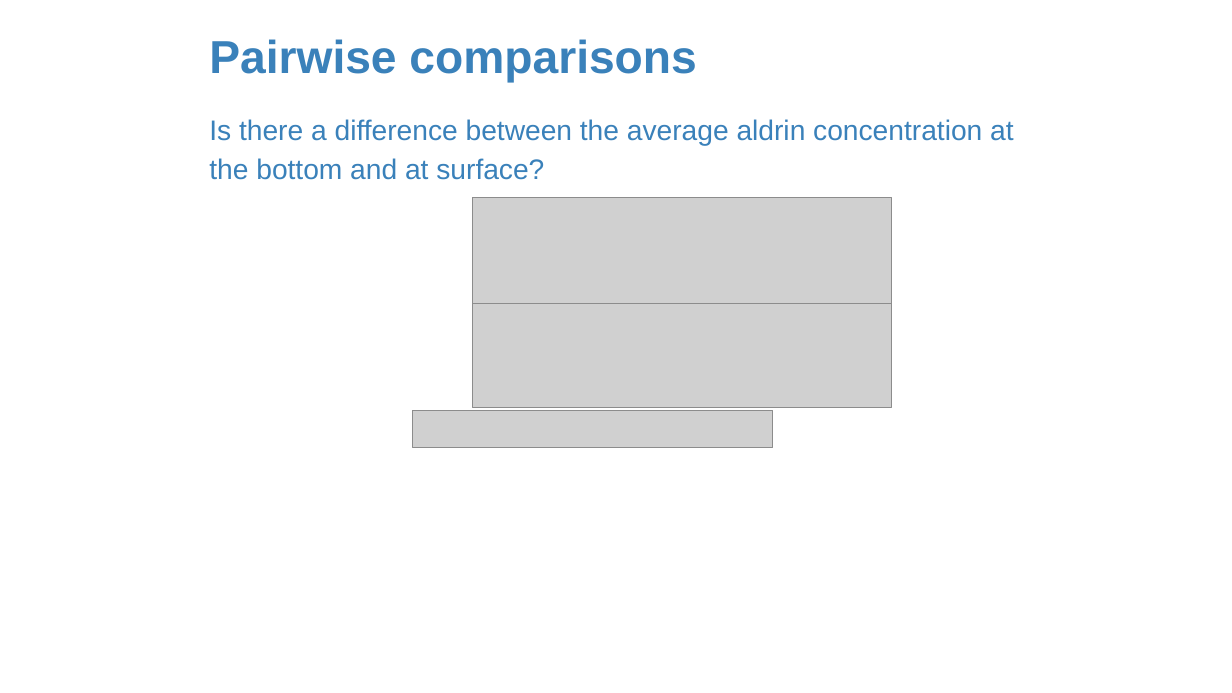
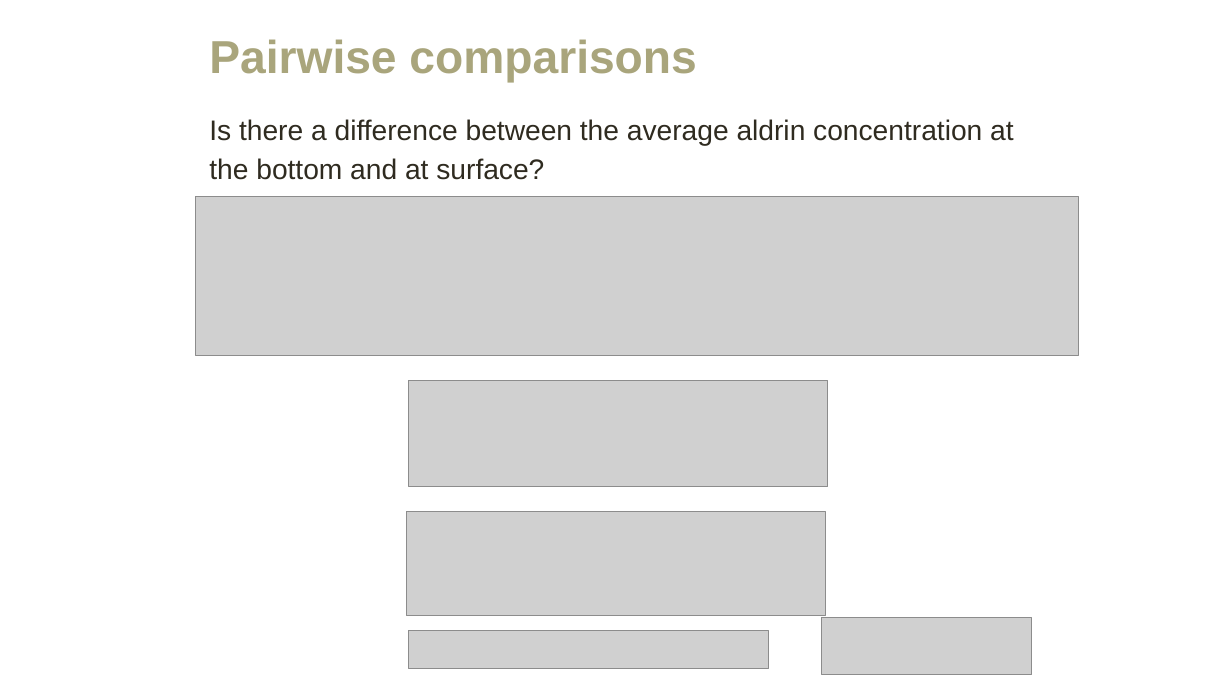
Before and after one commit to amosca01/MATH108-F23, a slide deck: slide 70 of slides/14-difference-many-means.pptx (slide 78 before the commit). Drawn at 1232x693 pixels with LibreOffice and Linux fonts; fonts in the diff are those of the drawing; grey boxes stand for pictures. Boxes give left, top, right and bottom in pixels: in the first picture for what was removed or moved away, otherwise in the second. Text is boxed around its words. In the diff, an @@ line names an element or a change of style, - is before the commit and + after.

```diff
--- a/slides/14-difference-many-means.pptx
+++ b/slides/14-difference-many-means.pptx
@@ text "Pairwise comparisons" at <box>209,39,696,83</box>: text colour #3A81BA to #A9A57C @@
@@ text "Is there a difference between ..." at <box>209,119,1013,180</box>: text colour #3A81BA to #2F2B20 @@
@@ picture added at <box>195,197,1079,356</box> @@
@@ picture: place and size @@
-picture at <box>472,304,891,408</box>
+picture at <box>409,381,828,487</box>
@@ picture: place and size @@
-picture at <box>472,198,891,304</box>
+picture at <box>407,512,825,616</box>
@@ picture added at <box>823,617,1032,675</box> @@
@@ picture: place and size @@
-picture at <box>413,410,774,448</box>
+picture at <box>409,631,770,669</box>
```
Also in this commit, not shown: 62 other slides changed, 3 slides added, 12 slides removed, 10 other files.
